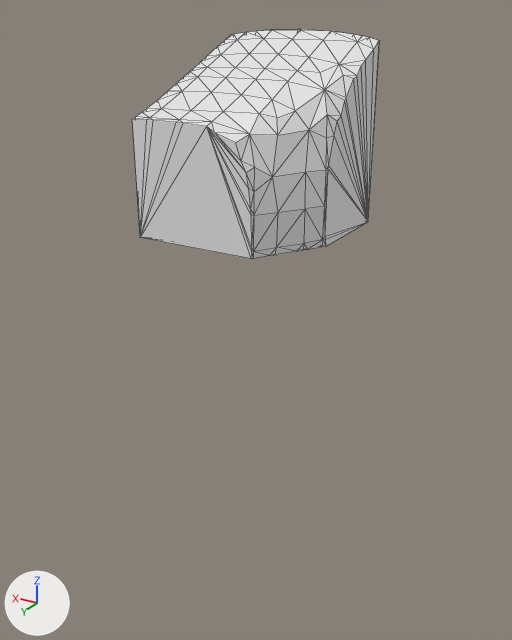
Renders of the glTF model assets/terrain/surface_pieces/surf_1_25.glb from each side of a commit.
Both versions are drawn from a 50 mm lens placed at (-113.1, 0.3, -29.1), pointed at (-102.1, -18.0, -38.2). Lighting does not change. The marker at lower left points along +X, +Y and +Z. The first picture is the older version. Mesh edges are drawn as thin lines. Where no turn or scale is listed for an object, it has been applied to the vertices.

The first picture shows 'geometry_0'.
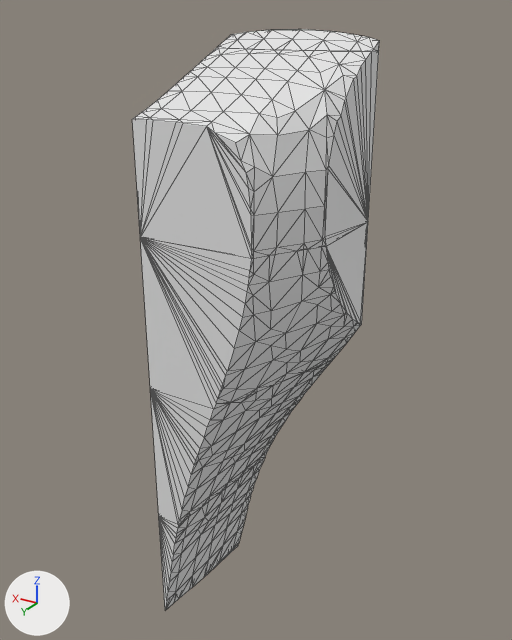
The change, as a list of edits to the scene's bpy script:
```text
Change me_geometry_0:
    used by ob_geometry_0; location = (0.0, 0.0, 0.0)
    remove me_geometry_0.from_pydata(...)  # 129 vertices, 254 faces; spans x -105.0..-100.0, y -20.0..-15.0, z -35.0..-29.45
    add me_geometry_0.from_pydata(...)  # 115 vertices, 226 faces; spans x -105.0..-100.0, y -20.0..-15.0, z -35.0..-30.0
    me_geometry_0 part 1
    28 vertices are removed from x -105.0..-100.0, y -20.0..-19.24, z -29.95..-29.45
    65 faces are deleted
    1 vertex moves from x -100.0, y -19.63, z -29.78 to x -100.0, y -20.0, z -30.0
    14 vertices are added at x -105.0..-100.0, y -20.0..-18.83, z -30.0
    37 new faces join them
Add me_layer_4:
    me_layer_4.from_pydata(...)  # 78 vertices, 152 faces; spans x -101.34..-100.0, y -20.0..-15.0, z -49.99..-45.0
Add me_layer_3:
    me_layer_3.from_pydata(...)  # 98 vertices, 192 faces; spans x -104.06..-100.0, y -20.0..-15.0, z -45.0..-40.0
Add me_layer_2:
    me_layer_2.from_pydata(...)  # 99 vertices, 194 faces; spans x -105.0..-100.0, y -20.0..-15.0, z -40.0..-35.0
Add ob_layer_4:
    ob_layer_4 = bpy.data.objects.new('layer_4', me_layer_4)
    ob_layer_4.location = (0.0, 0.0, 0.0)
Add ob_layer_3:
    ob_layer_3 = bpy.data.objects.new('layer_3', me_layer_3)
    ob_layer_3.location = (0.0, 0.0, 0.0)
Add ob_layer_2:
    ob_layer_2 = bpy.data.objects.new('layer_2', me_layer_2)
    ob_layer_2.location = (0.0, 0.0, 0.0)
```

Pixel boxes [x1, y1, x2, y2] of what changed, in the pictures (512 x 640 px):
'geometry_0', reshaped (8% shorter)
    before: [132, 29, 380, 258]
    after: [132, 48, 379, 258]
'layer_2', added
    after: [140, 222, 368, 409]
'layer_3', added
    after: [150, 359, 333, 525]
'layer_4', added
    after: [159, 458, 265, 610]
part 1 of me_geometry_0, reshaped
    before: [208, 29, 380, 215]
    after: [208, 48, 379, 215]
'layer_0', unchanged, uncovered by the edit
    after: [217, 29, 380, 51]
